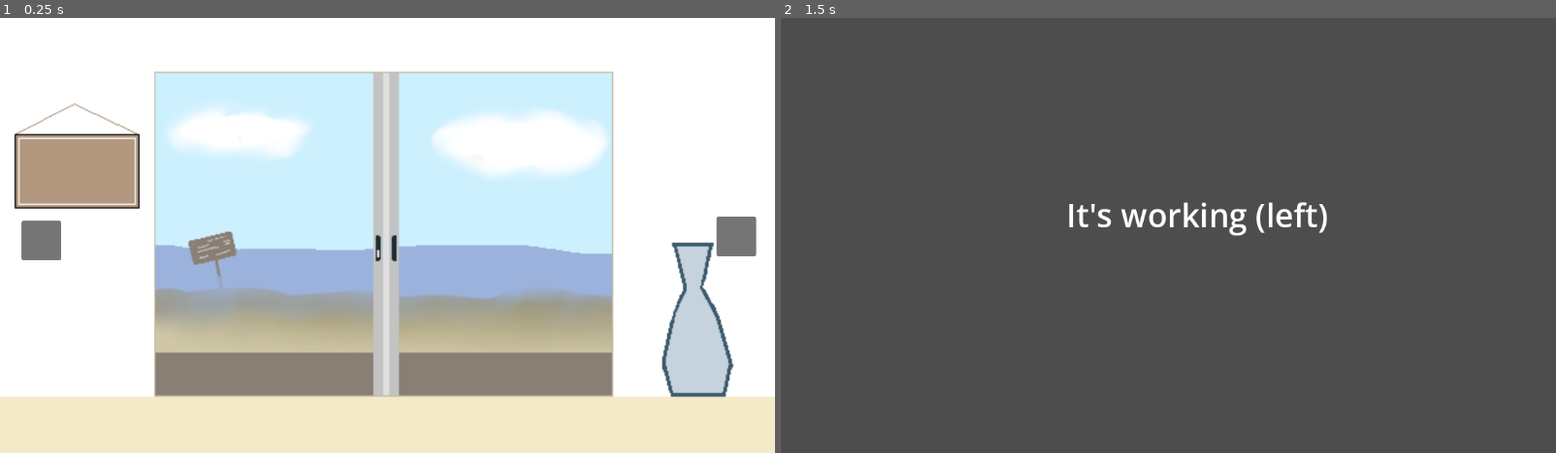
Above: before the commit, frames 1-2 (left to right).
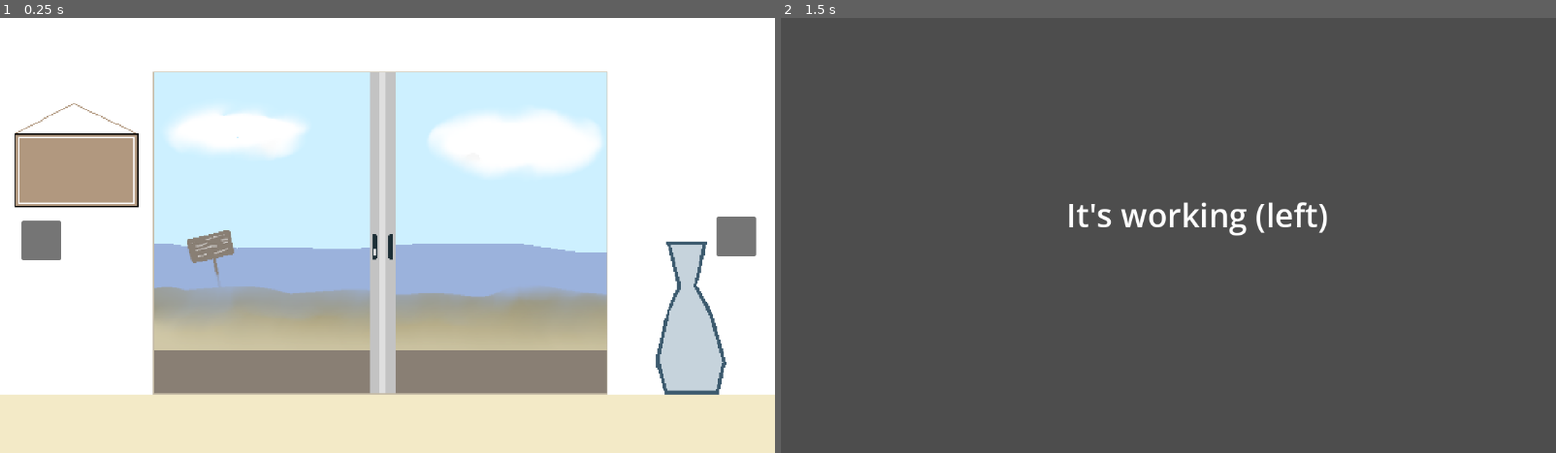
Above: after the commit, the same moments.

Repository: usernameReader2/escape-game-project
Game: Godot game, scene res://Scenes/Front.tscn
Same seed, same stepped clock (60 frames per second), same inputs: the game is played once before the commit and once after it.
Inputs (mouse positions are in pixels of both pictures, inside the frame that each line leads up to):
- Up to frame 1 (0.25 s): no input
- Up to frame 2 (1.5 s): click (819, 239) at 0.5 s; tap Enter at 1.25 s; move the mouse to (1339, 213) at 1.27 s; click (1339, 213) at 1.42 s

The runs differ from the first frame. In frame 1, 5.7% of the frame differs, in the area x 0-100%, y 12-88%; in frame 2, nothing differs.

Commit message:
frame_input + custom cursor
clicking in to the frame works, cursor may need tweeking

Diff:
--- a/escape-room/Scenes/Front.tscn
+++ b/escape-room/Scenes/Front.tscn
@@ -1,13 +1,24 @@
 [gd_scene format=3 uid="uid://c1ib8kncjudem"]
 
+[ext_resource type="Script" uid="uid://drx1n3xyllslj" path="res://Scripts/manager.gd" id="1_xgt8o"]
 [ext_resource type="Texture2D" uid="uid://fo35xdawv4bo" path="res://Assets/beach_house.png" id="1_xttt4"]
 [ext_resource type="Script" uid="uid://bbod11mmuvts6" path="res://Scripts/control.gd" id="2_8v6rx"]
+[ext_resource type="Script" uid="uid://dagbtfhmp0an2" path="res://Scripts/frame.gd" id="4_6i4k7"]
+[ext_resource type="Script" uid="uid://cb77wo8hjgh4h" path="res://Scripts/front_lock.gd" id="5_7h6wq"]
+
+[sub_resource type="RectangleShape2D" id="RectangleShape2D_xgt8o"]
+size = Vector2(184, 110.5)
+
+[sub_resource type="RectangleShape2D" id="RectangleShape2D_7h6wq"]
+size = Vector2(35, 40)
 
 [node name="Node2D" type="Node2D" unique_id=1645497471]
+script = ExtResource("1_xgt8o")
 
 [node name="TextureRect" type="TextureRect" parent="." unique_id=823170492]
-offset_right = 1164.4445
-offset_bottom = 655.0
+texture_filter = 1
+offset_right = 1154.0
+offset_bottom = 651.0
 texture = ExtResource("1_xttt4")
 
 [node name="Control" type="Control" parent="." unique_id=80237371]
@@ -31,5 +42,22 @@
 offset_right = 1124.0
 offset_bottom = 355.0
 
+[node name="Area2D" type="Area2D" parent="." unique_id=40633047]
+script = ExtResource("4_6i4k7")
+target_scene = "uid://dpw0tfghub0bn"
+
+[node name="CollisionShape2D" type="CollisionShape2D" parent="Area2D" unique_id=1935965037]
+position = Vector2(114, 227)
+shape = SubResource("RectangleShape2D_xgt8o")
+
+[node name="Area2D2" type="Area2D" parent="." unique_id=2079875447]
+script = ExtResource("5_7h6wq")
+
+[node name="CollisionShape2D" type="CollisionShape2D" parent="Area2D2" unique_id=1852810976]
+position = Vector2(568.5, 341)
+shape = SubResource("RectangleShape2D_7h6wq")
+
 [connection signal="pressed" from="Control/Left" to="Control" method="_go_left"]
 [connection signal="pressed" from="Control/Right" to="Control" method="_go_right"]
+[connection signal="input_event" from="Area2D" to="Area2D" method="_frame_zoom"]
+[connection signal="input_event" from="Area2D2" to="Area2D2" method="_lock_interaction"]
--- /dev/null
+++ b/escape-room/Scripts/frame.gd
@@ -0,0 +1,18 @@
+extends Area2D
+
+@export_file() var target_scene: String
+
+# Called when the node enters the scene tree for the first time.
+func _ready() -> void:
+	pass # Replace with function body.
+
+
+# Called every frame. 'delta' is the elapsed time since the previous frame.
+func _process(delta: float) -> void:
+	pass
+
+
+func _frame_zoom(viewport: Node, event: InputEvent, shape_idx: int) -> void:
+	if event is InputEventMouseButton and event.button_index == MOUSE_BUTTON_LEFT and event.pressed:
+		if target_scene:
+			get_tree().change_scene_to_file(target_scene)
--- /dev/null
+++ b/escape-room/Scripts/front_lock.gd
@@ -0,0 +1,15 @@
+extends Area2D
+
+
+# Called when the node enters the scene tree for the first time.
+func _ready() -> void:
+	pass # Replace with function body.
+
+
+# Called every frame. 'delta' is the elapsed time since the previous frame.
+func _process(delta: float) -> void:
+	pass
+
+
+func _lock_interaction(viewport: Node, event: InputEvent, shape_idx: int) -> void:
+	pass # Replace with function body.
--- /dev/null
+++ b/escape-room/Scripts/manager.gd
@@ -0,0 +1,16 @@
+extends Node2D
+
+var point = load("res://Assets/cursor_point.png")
+var click =load("res://Assets/cursor_click.png")
+
+# Called when the node enters the scene tree for the first time.
+func _ready() -> void:
+	pass # Replace with function body.
+	Input.set_custom_mouse_cursor(point)
+
+	Input.set_custom_mouse_cursor(click, Input.CURSOR_IBEAM)
+
+
+# Called every frame. 'delta' is the elapsed time since the previous frame.
+func _process(delta: float) -> void:
+	pass
--- /dev/null
+++ b/escape-room/cursor_test.tscn
@@ -0,0 +1,18 @@
+[gd_scene format=3 uid="uid://cgh2a8v4rbnom"]
+
+[ext_resource type="Texture2D" uid="uid://bsopeew3c63u4" path="res://Assets/cursor_point.png" id="1_gtobx"]
+[ext_resource type="Texture2D" uid="uid://dtx8tm18dp1ri" path="res://Assets/cursor_click.png" id="2_guaei"]
+
+[node name="CharacterBody2D" type="CharacterBody2D" unique_id=1318596523]
+
+[node name="Sprite2D" type="Sprite2D" parent="." unique_id=1435675512]
+texture_filter = 1
+texture = ExtResource("1_gtobx")
+
+[node name="CollisionPolygon2D" type="CollisionPolygon2D" parent="." unique_id=461738496]
+polygon = PackedVector2Array(-7, -29, -7, 28, 5, 12, 21, 17)
+
+[node name="Sprite2D2" type="Sprite2D" parent="." unique_id=2048811340]
+visible = false
+texture_filter = 1
+texture = ExtResource("2_guaei")
Binary file added: escape-room/Assets/button.png
Not shown, added: escape-room/Assets/button.png.import
Binary file added: escape-room/Assets/button_test2.png
Not shown, added: escape-room/Assets/button_test2.png.import
Binary file added: escape-room/Assets/cursor_click.png
Not shown, added: escape-room/Assets/cursor_click.png.import
Binary file added: escape-room/Assets/cursor_point.png
Not shown, added: escape-room/Assets/cursor_point.png.import
Not shown, added: escape-room/Scripts/frame.gd.uid
Not shown, added: escape-room/Scripts/front_lock.gd.uid
Not shown, added: escape-room/Scripts/manager.gd.uid
